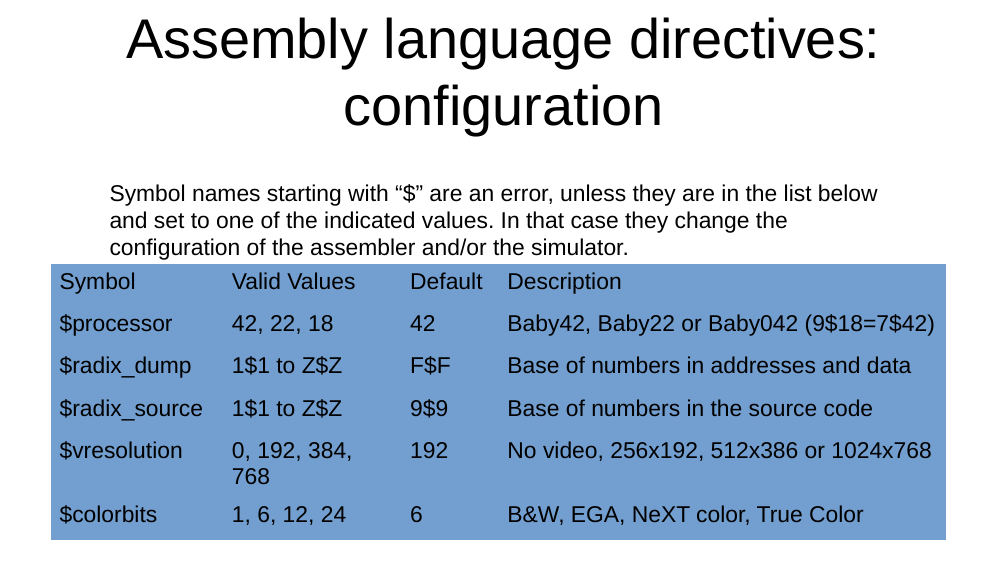
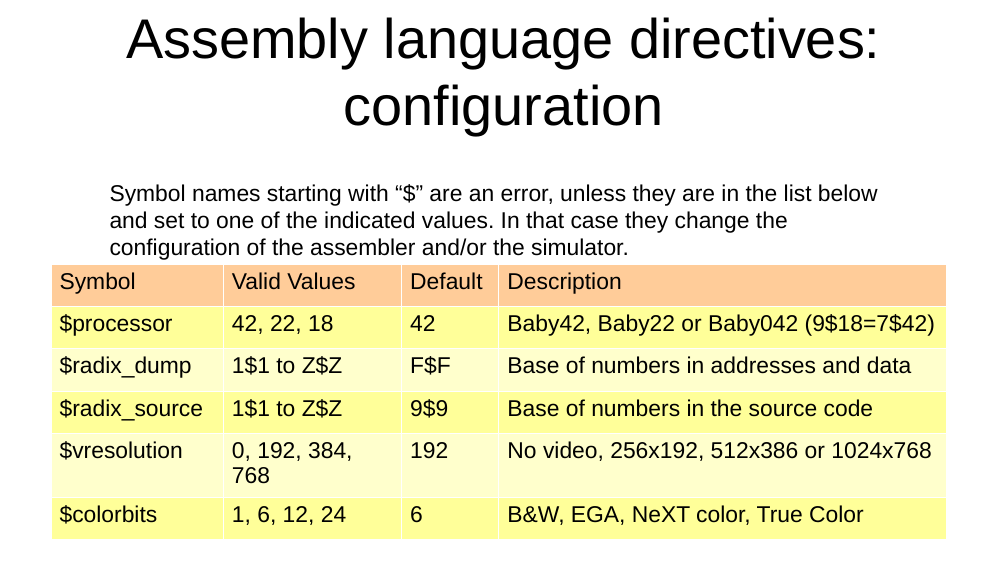
Before and after one commit to jeceljr/baby42, a slide deck: slide 27 of doc/baby42_slides.odp. Drawn at 1008x567 pixels with LibreOffice and Linux fonts; fonts in the diff are those of the drawing. Boxes give left, top, right and bottom in pixels: in the first picture for what was removed or moved away, otherwise in the second. Text is boxed around its words. In the diff, an @@ line names an element or a change of style, - is before the commit and + after.

```diff
--- a/doc/baby42_slides.odp
+++ b/doc/baby42_slides.odp
@@ table at [50, 264, 945, 537] @@
@@ fill #729FCF to #FFCC99 in row 1 @@
@@ fill #729FCF to #FFFF99 in 12 cells @@
@@ fill #729FCF to #FFFFCC in 8 cells @@
@@ borders changed @@
```
Also in this commit, not shown: 9 other slides changed, 1 other file.
